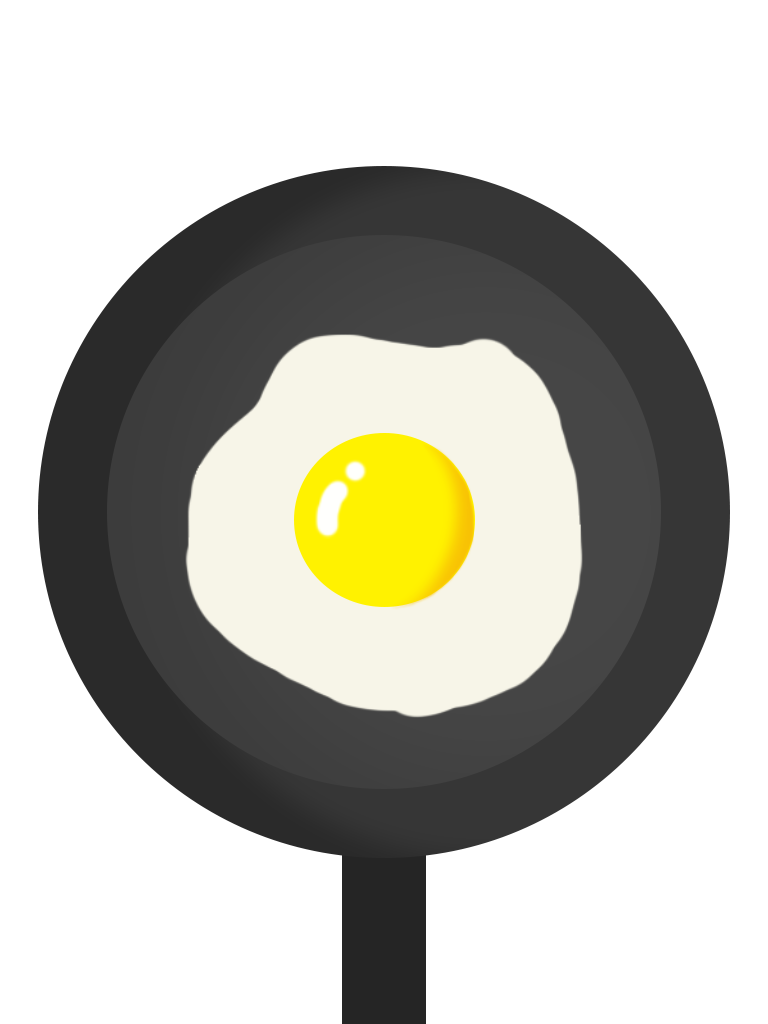
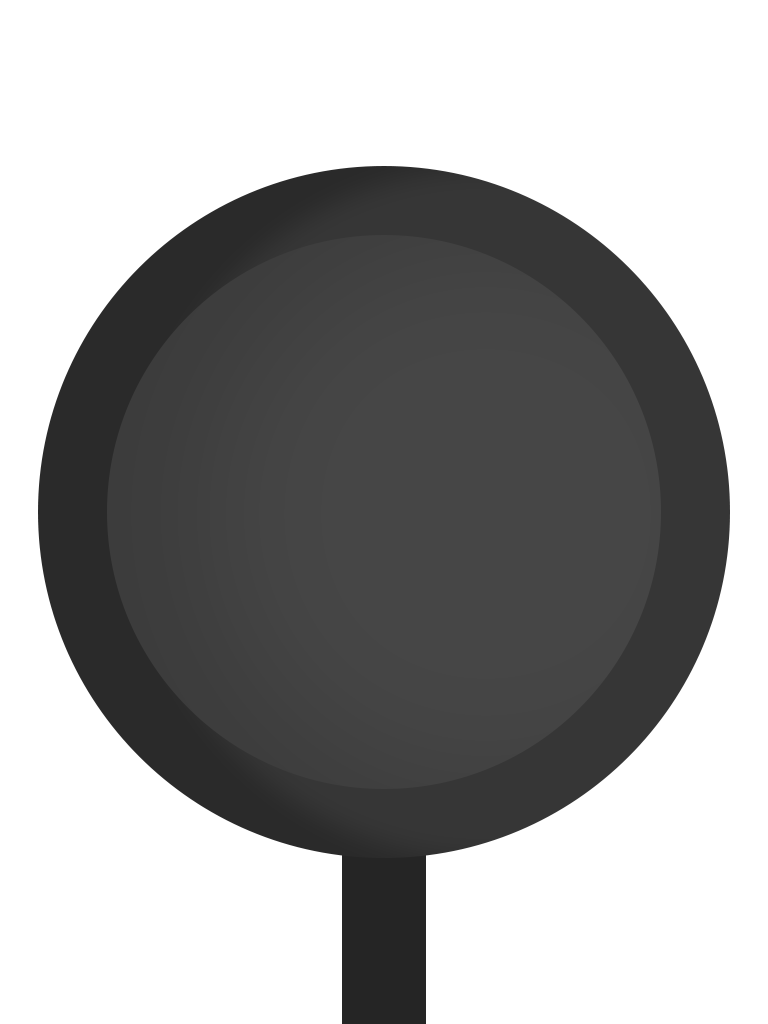
Layers edited between the first and the second w=768, h=1024 image:
hid group "egg" (4 layers) over [left=185, top=334, right=583, bottom=718]
